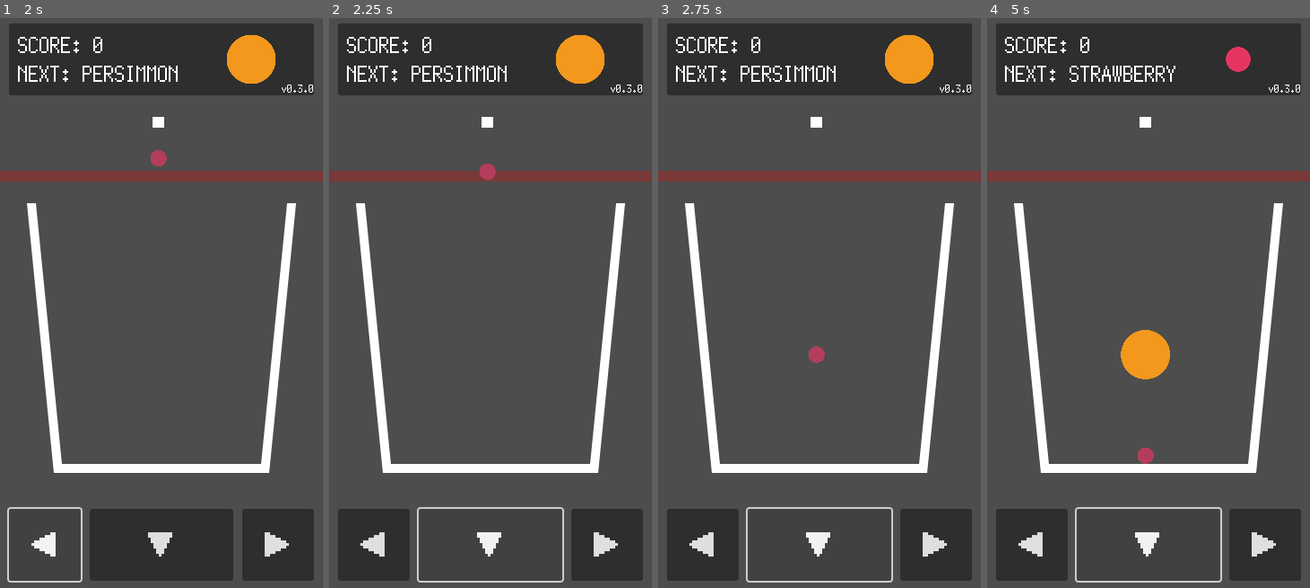
Above: before the commit, frames 1-4 (left to right).
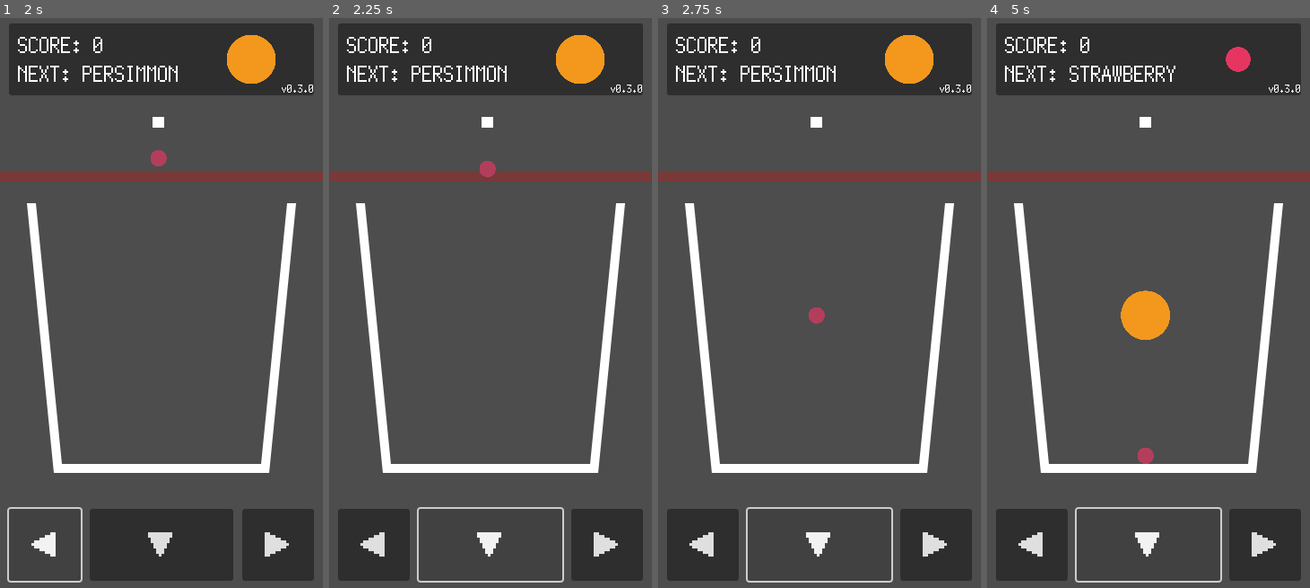
Above: after the commit, the same moments.

Repository: kamikoloss/fruits-puzzle
Game: Godot game, scene res://scenes/main.tscn
Two runs of this game, one before a commit and one after it. Both use one fixed random seed, a clock stepped at 60 frames per second and the inputs below.
Inputs:
- Up to frame 1 (2 s): click "START" at 0.5 s; click "◀" at 1.25 s
- Up to frame 2 (2.25 s): click "▼" at 2 s
- Up to frame 3 (2.75 s): no input
- Up to frame 4 (5 s): click "▶" at 2.75 s; click "◀" at 3.5 s; click "▼" at 4.25 s

Frame 1 is identical in both runs. In frame 2, less than 0.1% of the frame differs, in the area x 46-52%, y 25-29%; in frame 3, 0.2%; in frame 4, 1.9%, in the area x 41-57%, y 47-79%.

Commit message:
フルーツの特性をいろいろ変更した

Diff:
--- a/scenes/fruit.tscn
+++ b/scenes/fruit.tscn
@@ -1,11 +1,11 @@
-[gd_scene load_steps=5 format=3 uid="uid://bxaygfgs3ecax"]
+[gd_scene load_steps=5 format=3 uid="uid://dm18b0u06sqk0"]
 
 [ext_resource type="Script" path="res://scenes/fruit.gd" id="1_hns41"]
 [ext_resource type="Texture2D" uid="uid://f5a5phy22pqb" path="res://images/circle.png" id="1_pahpe"]
 
 [sub_resource type="PhysicsMaterial" id="PhysicsMaterial_xtttg"]
-friction = 0.25
-bounce = 0.05
+friction = 0.1
+bounce = 0.1
 
 [sub_resource type="CircleShape2D" id="CircleShape2D_ftgdo"]
 radius = 132.0
@@ -16,6 +16,7 @@
 [node name="RigidBody2D" type="RigidBody2D" parent="."]
 mass = 0.1
 physics_material_override = SubResource("PhysicsMaterial_xtttg")
+gravity_scale = 0.8
 max_contacts_reported = 8
 contact_monitor = true
 
